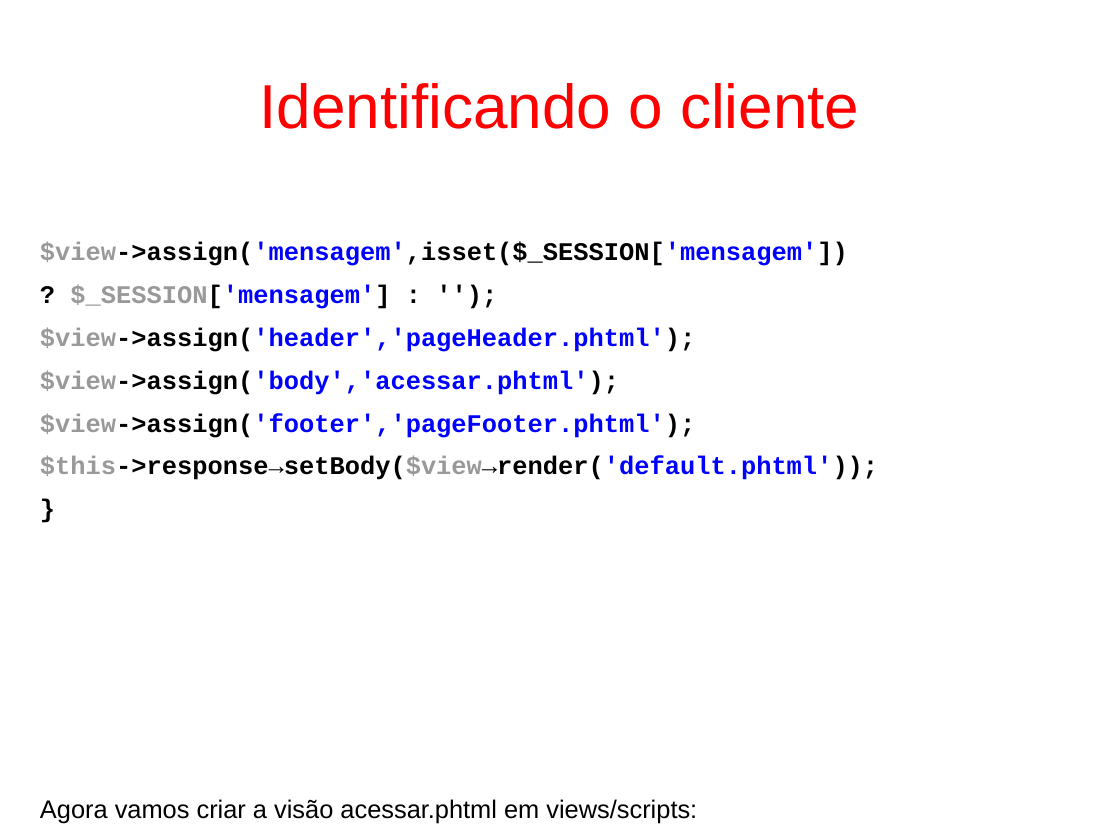
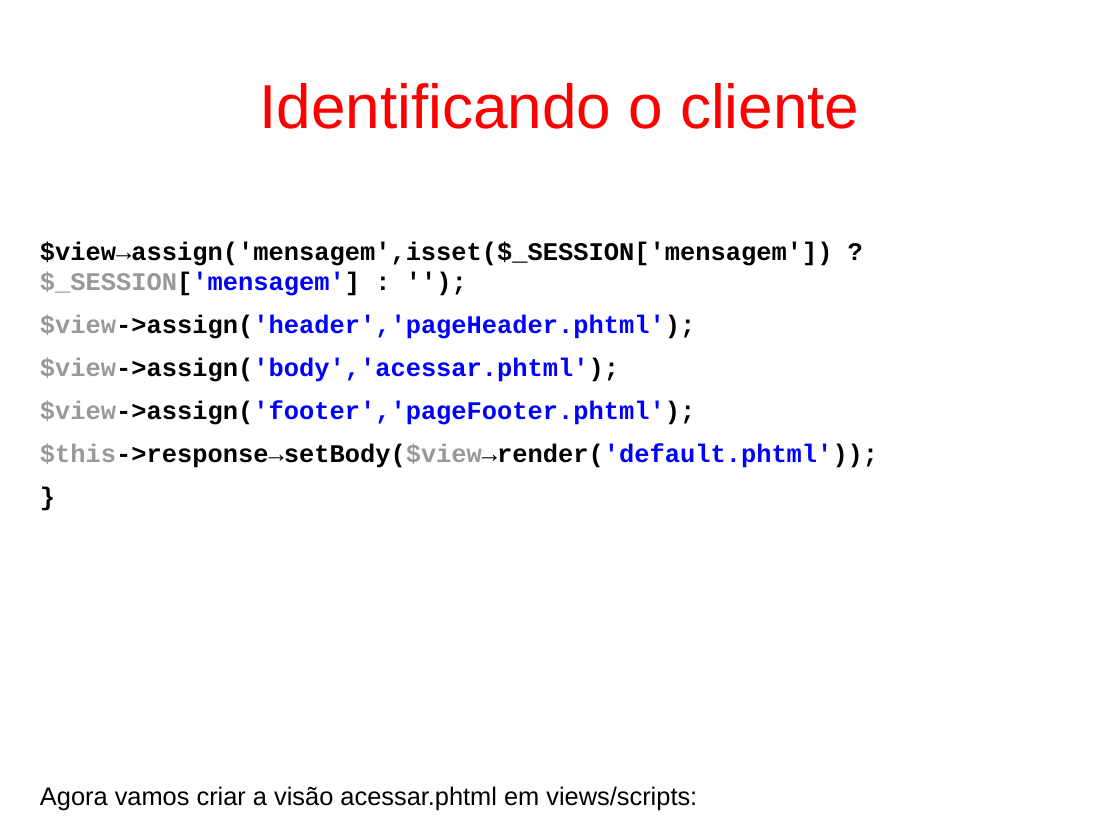
Before and after one commit to fgsl/lojasacme, a slide deck: slide 91 of docs/tutorial.odp. Drawn at 1120x840 pixels with LibreOffice and Linux fonts; fonts in the diff are those of the drawing. Boxes give left, top, right and bottom in pixels: in the first picture for what was removed or moved away, otherwise in the second. Text is boxed around its words. In the diff, an @@ line names an element or a change of style, - is before the commit and + after.

```diff
--- a/docs/tutorial.odp
+++ b/docs/tutorial.odp
@@ text at <box>40,241,832,296</box>: text changed @@
-$view->assign('mensagem',isset($_SESSION['mensagem'])
-? $_SESSION['mensagem'] : '');
+$view→assign('mensagem',isset($_SESSION['mensagem']) ?$_SESSION['mensagem'] : '');
```
Also in this commit, not shown: 5 other slides changed, 16 slides added, 1 other file.
